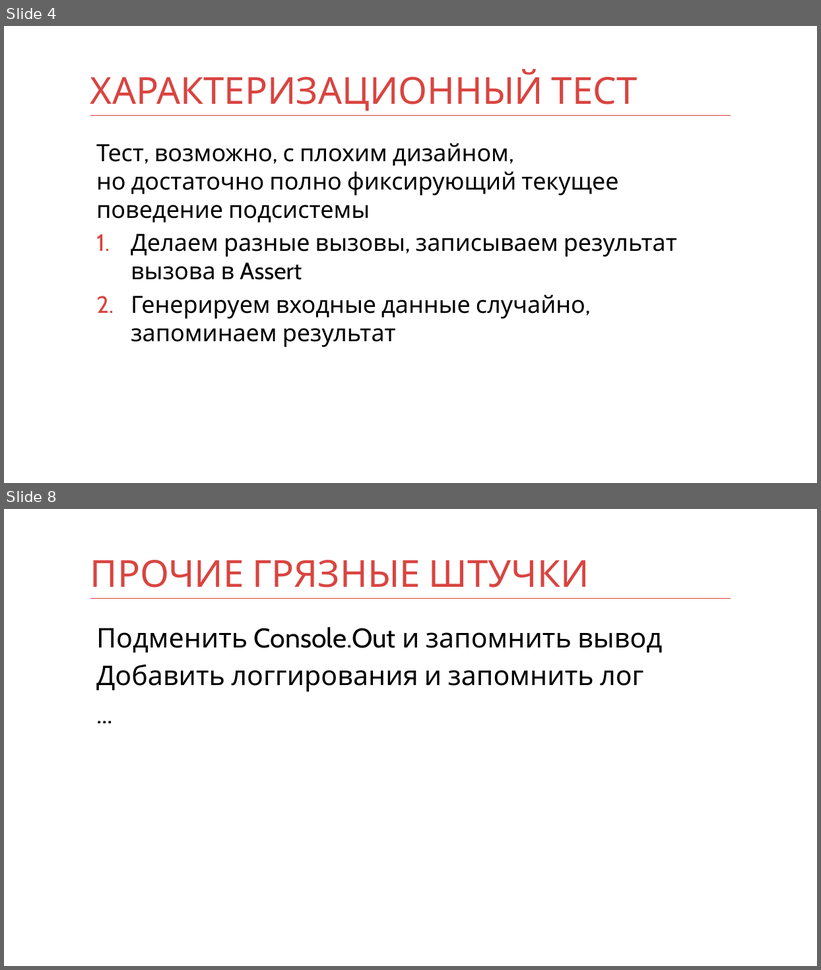
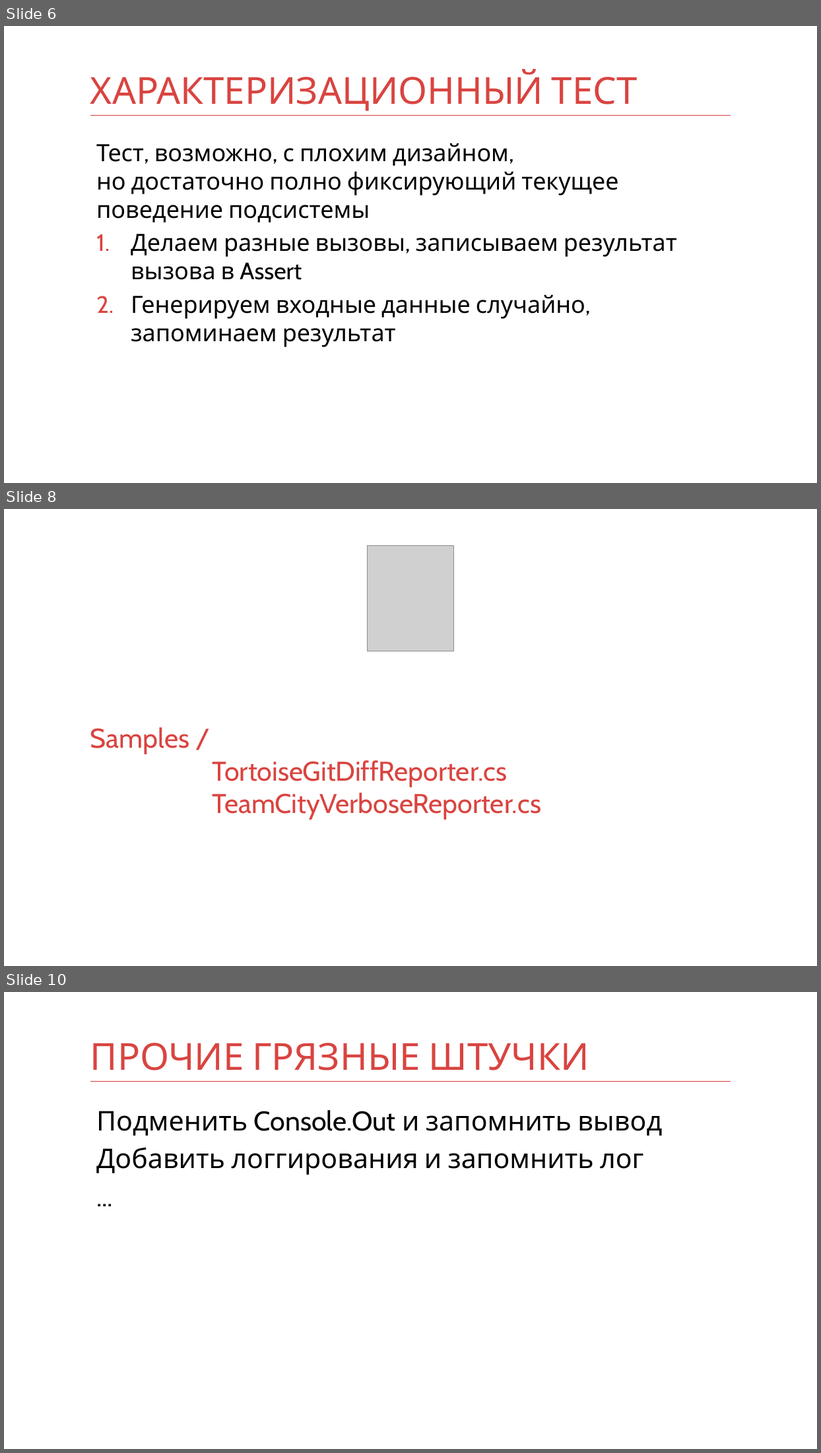
Before and after one commit to kontur-courses/legacy, a slide deck: legacy.pptx. Shown one above the other, each under a label of ours: slides 4 and 8 before the commit, slides 6, 8 and 10 after it; the slides between them are not shown. The pictures are 821x970 and 821x1453 pixels, drawn with LibreOffice and Linux fonts; fonts in the diff are those of the drawing; grey boxes stand for pictures. Boxes give left, top, right and bottom in pixels: in the first picture for what was removed or moved away, otherwise in the second. Text is boxed around its words. In the diff, an @@ line names an element or a change of style, - is before the commit and + after.

```diff
--- a/legacy.pptx
+++ b/legacy.pptx
@@ slide 8 added at [4, 509, 817, 966], background #FFFFFF @@
@@ picture added at [368, 545, 454, 651] @@
@@ title added at [90, 727, 541, 820], 32 pt, text #D94440 @@
+Samples /
+TortoiseGitDiffReporter.cs
+TeamCityVerboseReporter.cs
@@ what was slide 4 is now slide 6 @@
@@ what was slide 8 is now slide 10 @@
```
Also in this commit, not shown: 7 slides changed, 1 other slide added, 1 slide removed, 6 other files.
